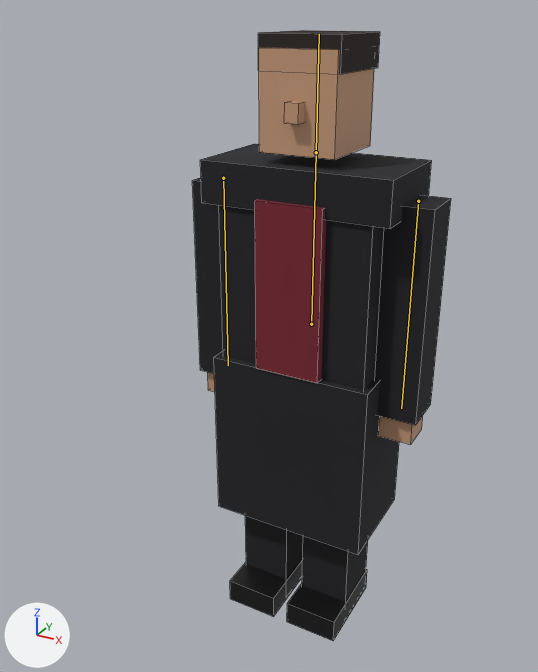
Two versions of the Blender file blender/characters/mob_goon/CHR_Goon01.blend, one commit apart.
Before and after are seen from a 50 mm lens placed at (0.887, -1.88, 1.87), pointed at (-0.044, -0.188, 1.024). Every picture has the same lights, and +X, +Y and +Z are marked at lower left. The first picture is the older version. The bones that change are drawn over the model as lines. Mesh edges are drawn as thin lines.

Objects in the first picture: 'CHR_Goon01_Body'.
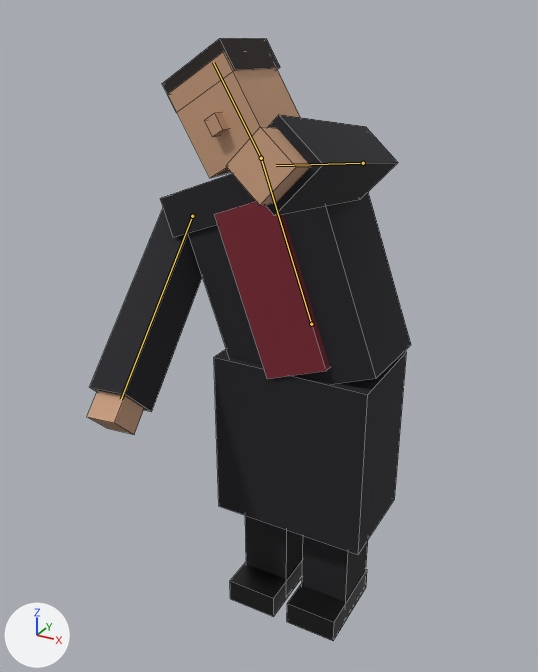
The newer file adds an action. The first version stands in its rest pose; the second is drawn at frame 7 of the action 'ANM_Melee'.

The change in detail:
Bone 'spine' (bone_spine) turns from (0, 0, 0) to (-2, 0, 21) degrees about its own x, y and z.
Bone 'head' (bone_head) turns from (0, 0, 0) to (0, 0, 11) degrees about its own x, y and z.
Bone 'arm_L' (bone_arm_l) turns from (0, 0, 0) to (-44, 0, 16) degrees about its own x, y and z.
Bone 'arm_R' (bone_arm_r) turns from (0, 0, 0) to (-100, 0, 62) degrees about its own x, y and z.

Location of each change, (x1, y1, x2, y2) in pixels of the pictures (538 x 672 px):
'CHR_Goon01_Body', posed (25% wider)
    before: (192, 30, 451, 641)
    after: (87, 38, 411, 641)
bone 'spine', root to tip
    before: (311, 324) to (316, 152)
    after: (311, 324) to (261, 158)
bone 'head', root to tip
    before: (316, 152) to (319, 34)
    after: (261, 158) to (213, 62)
bone 'arm_L', root to tip
    before: (223, 178) to (228, 365)
    after: (192, 216) to (121, 399)
bone 'arm_R', root to tip
    before: (418, 201) to (401, 408)
    after: (363, 163) to (276, 165)
